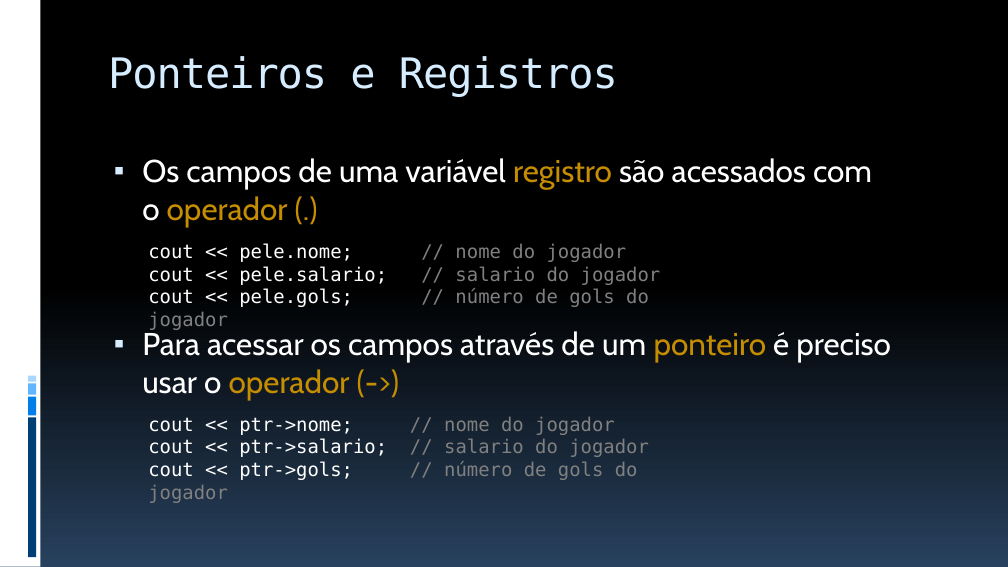
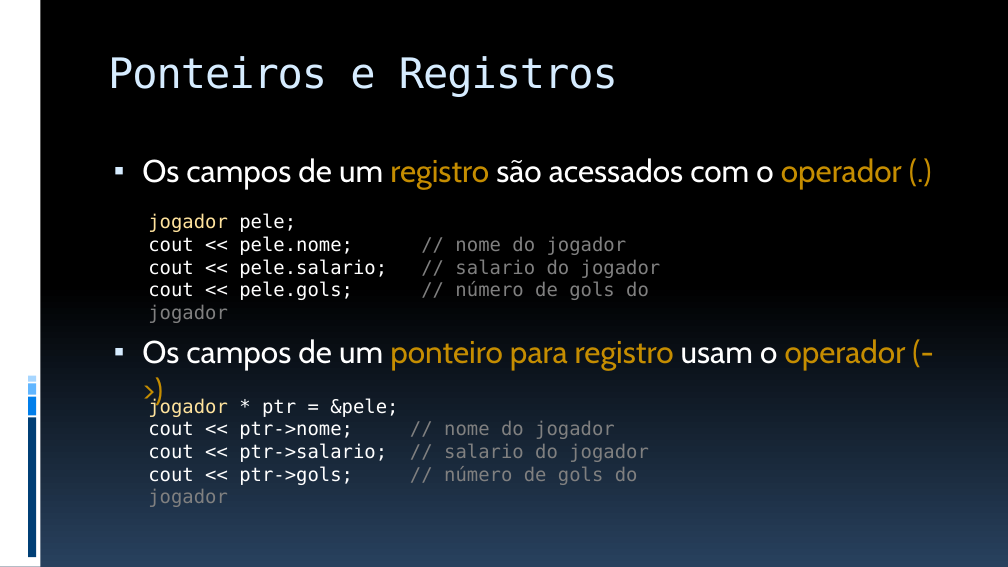
Before and after one commit to JudsonSS/ProgComp, a slide deck: slide 33 of Slides/14. Ponteiros.pptx (slide 32 before the commit). Drawn at 1008x567 pixels with LibreOffice and Linux fonts; fonts in the diff are those of the drawing. Boxes give left, top, right and bottom in pixels: in the first picture for what was removed or moved away, otherwise in the second. Text is boxed around its words. In the diff, an @@ line names an element or a change of style, - is before the commit and + after.

```diff
--- a/Slides/14. Ponteiros.pptx
+++ b/Slides/14. Ponteiros.pptx
@@ text at box(142, 158, 906, 370): text changed; text colour #FFFFFF to #C58D01 @@
-▪ Os campos de uma variável registro são acessados com
-  o operador (.)
-▪ Para acessar os campos através de um ponteiro é preciso usar o operador (->)
+▪ Os campos de um registro são acessados com o operador (.)
+▪ Os campos de um ponteiro para registro usam o operador (->)
@@ text "jogador pele; cout << pele.nome; ...": place and size @@
-text "jogador pele; cout << pele.nome; ..." at box(148, 243, 661, 307)
+text "jogador pele; cout << pele.nome; ..." at box(148, 213, 661, 300)
@@ text at box(148, 213, 627, 255): text changed @@
-cout << pele.nome; // nome do jogador
+jogador pele;
+cout << pele.nome; // nome do jogador
@@ text "jogador * ptr = &pele;": place and size @@
-text "jogador * ptr = &pele;" at box(148, 417, 649, 480)
+text "jogador * ptr = &pele;" at box(148, 398, 649, 485)
@@ text at box(148, 398, 398, 417): paragraph added @@
+jogador * ptr = &pele;
```
Also in this commit, not shown: 24 other slides changed, 1 slide added, 6 other files.
